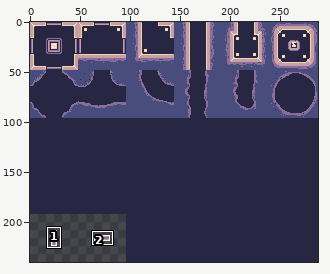
Two versions of one pixel-art file, Assets/Sprites/ase/base.aseprite. Above, an overview of the earlier version with the close-up marked.
Close-up. Old version:
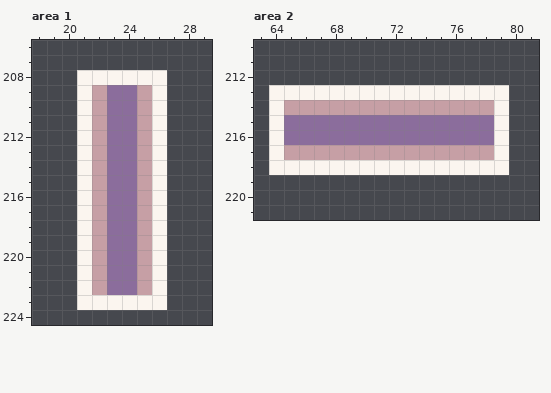
288x240 pixels, 1 frame. Shown: area 1: x 18..29, y 206..224; area 2: x 63..81, y 210..221. The commit also changed other parts of the picture, which this record leaves out.
The same view after the edit:
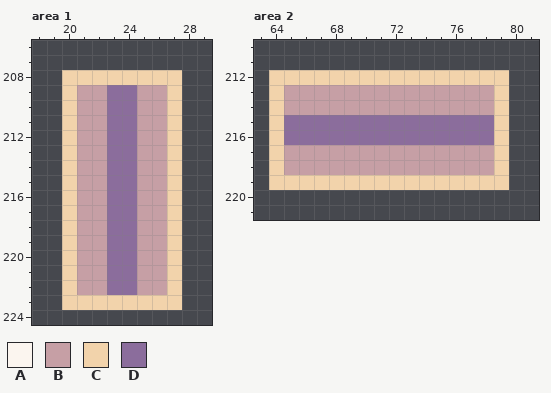
Palette (. is transparent): A #fbf5ef  B #c69fa5  C #f2d3ab  D #8b6d9c
Message: graphics: improved flat tileset fix: DungeonRoomView door alignment
Difference:
{"where": "area 1, layer \"doors/vertical-door\""}
{"y":208,"x":20,"old":".AAAAAA.","new":"CCCCCCCC"}
{"y":209,"x":20,"old":".A","new":"CB"}
{"y":209,"x":26,"old":"A.","new":"BC"}
{"y":210,"x":20,"old":".A","new":"CB"}
{"y":210,"x":26,"old":"A.","new":"BC"}
{"y":211,"x":20,"old":".A","new":"CB"}
{"y":211,"x":26,"old":"A.","new":"BC"}
{"y":212,"x":20,"old":".A","new":"CB"}
{"y":212,"x":26,"old":"A.","new":"BC"}
{"y":213,"x":20,"old":".A","new":"CB"}
{"y":213,"x":26,"old":"A.","new":"BC"}
{"y":214,"x":20,"old":".A","new":"CB"}
{"y":214,"x":26,"old":"A.","new":"BC"}
{"y":215,"x":20,"old":".A","new":"CB"}
{"y":215,"x":26,"old":"A.","new":"BC"}
{"y":216,"x":20,"old":".A","new":"CB"}
{"y":216,"x":26,"old":"A.","new":"BC"}
{"y":217,"x":20,"old":".A","new":"CB"}
{"y":217,"x":26,"old":"A.","new":"BC"}
{"y":218,"x":20,"old":".A","new":"CB"}
{"y":218,"x":26,"old":"A.","new":"BC"}
{"y":219,"x":20,"old":".A","new":"CB"}
{"y":219,"x":26,"old":"A.","new":"BC"}
{"y":220,"x":20,"old":".A","new":"CB"}
{"y":220,"x":26,"old":"A.","new":"BC"}
{"y":221,"x":20,"old":".A","new":"CB"}
{"y":221,"x":26,"old":"A.","new":"BC"}
{"y":222,"x":20,"old":".A","new":"CB"}
{"y":222,"x":26,"old":"A.","new":"BC"}
{"y":223,"x":20,"old":".AAAAAA.","new":"CCCCCCCC"}
{"where": "area 2, layer \"doors/horizontal-door\""}
{"y":212,"x":64,"old":"................","new":"CCCCCCCCCCCCCCCC"}
{"y":213,"x":64,"old":"AAAAAAAAAAAAAAAA","new":"CBBBBBBBBBBBBBBC"}
{"y":214,"x":64,"old":"A","new":"C"}
{"y":214,"x":79,"old":"A","new":"C"}
{"y":215,"x":64,"old":"A","new":"C"}
{"y":215,"x":79,"old":"A","new":"C"}
{"y":216,"x":64,"old":"A","new":"C"}
{"y":216,"x":79,"old":"A","new":"C"}
{"y":217,"x":64,"old":"A","new":"C"}
{"y":217,"x":79,"old":"A","new":"C"}
{"y":218,"x":64,"old":"AAAAAAAAAAAAAAAA","new":"CBBBBBBBBBBBBBBC"}
{"y":219,"x":64,"old":"................","new":"CCCCCCCCCCCCCCCC"}
